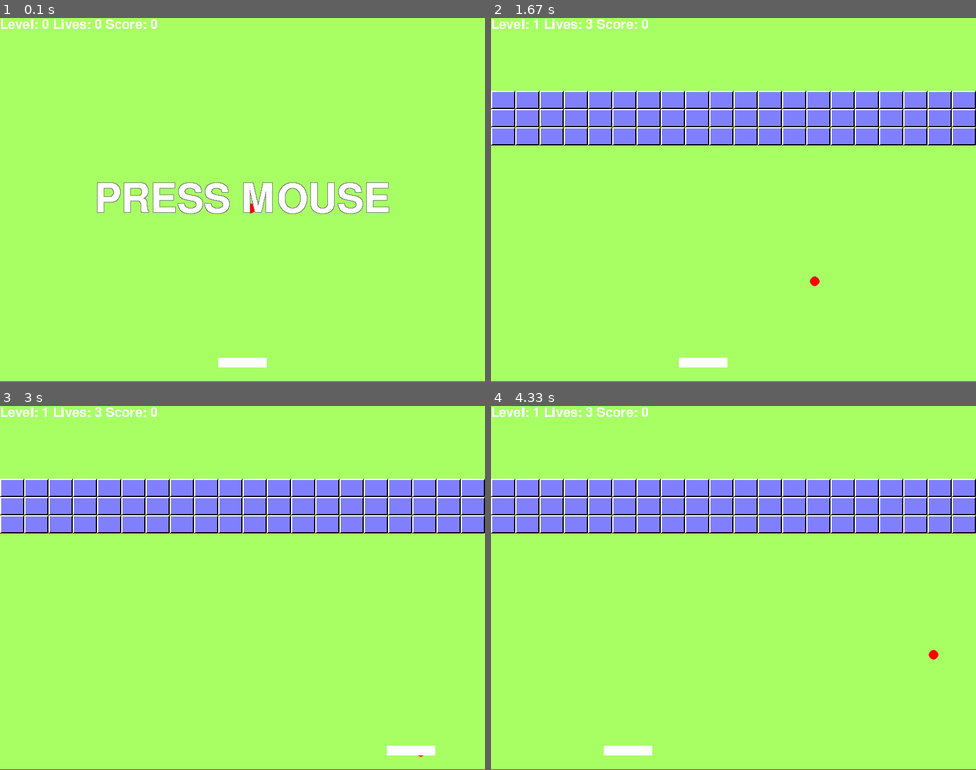
Above: before the commit, frames 1-4 (two rows, left to right).
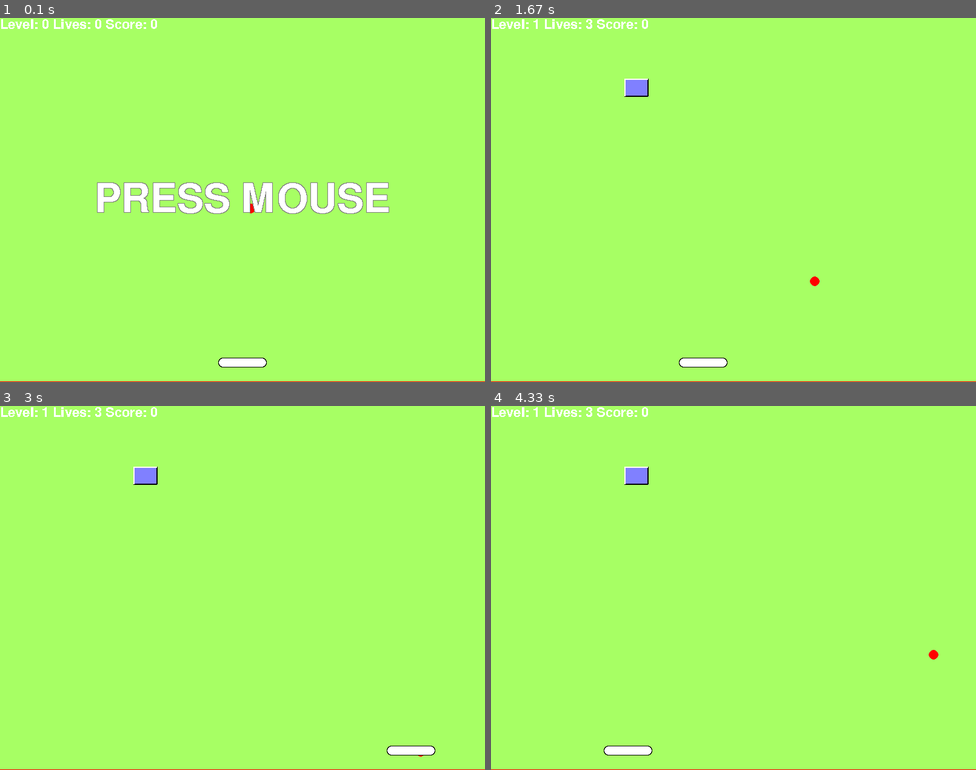
Above: after the commit, the same moments.

Repository: mpab-games/pygame
Game: pygame game, started from breakout/main.py
The game is run twice, just before and just after one commit, with the same random seed, the same clock (stepped at 60 frames per second) and the same inputs.
Inputs (mouse positions are in pixels of both pictures, inside the frame that each line leads up to):
- Up to frame 1 (0.1 s): no input
- Up to frame 2 (1.67 s): press the mouse at (651, 287) at 0.37 s; move the mouse to (723, 258) at 0.47 s; release the mouse at (801, 229) at 0.6 s; press the mouse at (651, 287) at 0.7 s; move the mouse to (675, 291) at 0.8 s; release the mouse at (699, 294) at 0.93 s; press the mouse at (651, 287) at 1.03 s; move the mouse to (675, 192) at 1.13 s; release the mouse at (704, 98) at 1.27 s; press the mouse at (651, 287) at 1.37 s; move the mouse to (675, 254) at 1.47 s; release the mouse at (704, 225) at 1.6 s
- Up to frame 3 (3 s): press the mouse at (160, 675) at 1.7 s; move the mouse to (174, 657) at 1.8 s; release the mouse at (194, 638) at 1.93 s; press the mouse at (160, 675) at 2.03 s; move the mouse to (261, 620) at 2.13 s; release the mouse at (358, 569) at 2.27 s; press the mouse at (160, 675) at 2.37 s; move the mouse to (237, 566) at 2.47 s; release the mouse at (315, 460) at 2.6 s; press the mouse at (160, 675) at 2.7 s; move the mouse to (286, 628) at 2.8 s; release the mouse at (412, 580) at 2.93 s
- Up to frame 4 (4.33 s): press the mouse at (651, 675) at 3.03 s; move the mouse to (646, 668) at 3.13 s; release the mouse at (646, 660) at 3.27 s; press the mouse at (651, 675) at 3.37 s; move the mouse to (602, 606) at 3.47 s; release the mouse at (558, 537) at 3.6 s; press the mouse at (651, 675) at 3.7 s; move the mouse to (772, 686) at 3.8 s; release the mouse at (898, 697) at 3.93 s; press the mouse at (651, 675) at 4.03 s; move the mouse to (636, 602) at 4.13 s; release the mouse at (626, 529) at 4.27 s

The runs differ from the first frame. In frame 1, less than 0.1% of the frame differs, in the area x 45-55%, y 93-96%; in frame 2, 15%, in the area x 0-100%, y 16-96%; in frame 3, 15%; in frame 4, 15%.

Commit message:
wip: handle completing level

Diff:
--- a/breakout/game_shapes.py
+++ b/breakout/game_shapes.py
@@ -27,7 +27,8 @@
     image.fill(SCREEN_COLOR)
     rect = image.get_rect()
     rect.center = pos
-    pygame.draw.rect(image, BAT_COLOR, (0, 0, width, height))
+    pygame.draw.rect(image, (0, 0, 0), (0, 0, width, height), 0, 7)
+    pygame.draw.rect(image, BAT_COLOR, (1, 1, width-2, height-2), 0, 7)
     return rect, image
 
 
--- a/breakout/main.py
+++ b/breakout/main.py
@@ -11,7 +11,8 @@
 class GameState(Enum):
     ATTRACT = 1
     RUNNING = 2
-    GAME_OVER = 3
+    LEVEL_COMPLETE = 3
+    GAME_OVER = 4
 
 
 class BallSprite(Sprite):
@@ -38,6 +39,8 @@
     lose_a_life: pygame.mixer.Sound
     game_over: pygame.mixer.Sound
     wall: pygame.mixer.Sound
+    start_playing: pygame.mixer.Sound
+    level_complete: pygame.mixer.Sound
 
 
 def sounds_init():
@@ -51,7 +54,11 @@
         game_over=pygame.mixer.Sound(
             "./resources/game-fail-sound-effect.mp3"),
         bat=pygame.mixer.Sound(
-            "./resources/bonk-sound-effect.mp3")
+            "./resources/bonk-sound-effect.mp3"),
+        start_playing=pygame.mixer.Sound(
+            "./resources/Ding-sound-effect.mp3"),
+        level_complete=pygame.mixer.Sound(
+            "./resources/cartoon-xylophone-gliss.mp3")
     )
     return context
 
@@ -78,6 +85,8 @@
 
 
 def add_brick_sprites(group):
+    group.add(Sprite(brick_shape((220, 100), (128, 128, 255))))
+    return
     for row in range(3):
         for col in range(20):
             x = (SCREEN_WIDTH / 20) * col
@@ -88,6 +97,8 @@
 def game_init():
     pygame.init()
     pygame.font.init()
+    pygame.mouse.set_cursor(
+        (8, 8), (0, 0), (0, 0, 0, 0, 0, 0, 0, 0), (0, 0, 0, 0, 0, 0, 0, 0))
     return pygame.display.set_mode((SCREEN_WIDTH, SCREEN_HEIGHT))
 
 
@@ -95,6 +106,8 @@
     ctx.ball_speed = ctx.level + 1
     ctx.ball_sprite.velocity = [ctx.ball_speed, ctx.ball_speed]
     ctx.ball_sprite.move_abs(SCREEN_WIDTH / 2, SCREEN_HEIGHT / 2)
+    ctx.sounds.start_playing.play()
+
 
 def new_game(ctx: GameContext):
     ctx.lives = 3
@@ -138,9 +151,10 @@
         font_large,
         0, 0, 0,  # score, lives, ball_speed
         sounds,
-        pygame.time.get_ticks()) # ticks
+        pygame.time.get_ticks())  # ticks
 
     return context
+
 
 def render_screen(ctx: GameContext):
     ctx.screen.fill(SCREEN_COLOR)
@@ -150,6 +164,7 @@
     text = "Level: %s Lives: %s Score: %s" % (ctx.level, ctx.lives, ctx.score)
     text_img = ctx.font_small.render(text, False, (255, 255, 255))
     ctx.screen.blit(text_img, (0, 0))
+
 
 def run_game(ctx: GameContext):
     for event in pygame.event.get():
@@ -181,9 +196,14 @@
     for brick in ctx.bricks:
         if pygame.sprite.collide_mask(ctx.ball_sprite, brick):
             ctx.bricks.remove(brick)
+            num_bricks = len(ctx.bricks.sprites())
+            print(num_bricks)
             ctx.ball_sprite.velocity[1] *= -1
             ctx.score = ctx.score + 10
             ctx.sounds.brick.play()
+            if (num_bricks == 0):
+                ctx.state = GameState.LEVEL_COMPLETE
+                return True
 
     ctx.playfield.update()
     render_screen(ctx)
@@ -191,15 +211,16 @@
     # ball speed gets faster over time
     last_ticks = ctx.ticks
     now_ticks = pygame.time.get_ticks()
-    if (now_ticks - last_ticks > 20000): # check every 20 seconds
+    if (now_ticks - last_ticks > 20000):  # check every 20 seconds
         ctx.ticks = now_ticks
         ctx.ball_speed = ctx.ball_speed + 1
-        if (ctx.ball_speed <= 20): # maximum speed clamp
+        if (ctx.ball_speed <= 20):  # maximum speed clamp
             vx = math.copysign(ctx.ball_speed, ctx.ball_sprite.velocity[0])
             vy = math.copysign(ctx.ball_speed, ctx.ball_sprite.velocity[1])
             ctx.ball_sprite.velocity = [vx, vy]
 
     return True
+
 
 def draw_banner_text(ctx: GameContext, text):
     letters = ctx.font_large.render(text, False, (255, 255, 255))
@@ -212,6 +233,7 @@
     ctx.screen.blit(shadow, (x+1, y+1))
     ctx.screen.blit(letters, (x, y))
 
+
 def run_attract(ctx: GameContext):
 
     for event in pygame.event.get():
@@ -256,6 +278,26 @@
 
     return True
 
+def run_level_complete(ctx: GameContext):
+
+    for event in pygame.event.get():
+        if event.type == pygame.QUIT:
+            ctx.lives = 0
+            return False
+
+    render_screen(ctx)
+    draw_banner_text(ctx, "LEVEL COMPLETE")
+    ctx.sounds.level_complete.play()
+
+    last_ticks = ctx.ticks
+    now_ticks = pygame.time.get_ticks()
+    if (now_ticks - last_ticks > 2000):
+        ctx.ticks = now_ticks
+
+        ctx.state = GameState.RUNNING
+
+    return True
+
 
 def run_game_state(ctx: GameContext):
     match (ctx.state):
@@ -268,6 +310,9 @@
         case GameState.GAME_OVER:
             return run_gameover(ctx)
 
+        case GameState.LEVEL_COMPLETE:
+            return run_level_complete(ctx)
+
 
 def main():
     ctx = make_context()
--- a/breakout/versions/001/main.py
+++ /dev/null
@@ -1,171 +0,0 @@
-import pygame
-import os
-from game_globals import *
-from sprite import Sprite
-
-from collections import namedtuple
-GameSettings = namedtuple(
-    "GameSettings",
-    "level screen bat_sprite ball_sprite bottom_border_sprite bricks playfield clock font")
-
-
-def png_ball(pos):
-    image = pygame.image.load(os.path.join('resources', 'ball.png'))
-    rect = image.get_rect()
-    rect.center = pos
-    return rect, image
-
-
-def ball_shape(pos):
-    radius = 8
-    image = pygame.Surface([radius*2, radius*2])
-    image.fill(SCREEN_COLOR)
-    rect = image.get_rect()
-    rect.center = pos
-    pygame.draw.circle(image, BALL_COLOR, (radius, radius), radius)
-    image.set_colorkey(SCREEN_COLOR)
-    return rect, image
-
-
-def bat_shape(pos):
-    width = 80
-    height = 16
-    image = pygame.Surface([width, height])
-    image.fill(SCREEN_COLOR)
-    rect = image.get_rect()
-    rect.center = pos
-    pygame.draw.rect(image, BAT_COLOR, (0, 0, width, height))
-    return rect, image
-
-
-def border_shape():
-    image = pygame.Surface([SCREEN_WIDTH, 1])
-    image.fill(BALL_COLOR)
-    rect = image.get_rect()
-    rect.bottom = SCREEN_HEIGHT
-    return rect, image
-
-
-def brick_shape(pos, fill_color):
-    dark_color = (0, 0, 0)
-    bright_color = (255, 255, 255)
-
-    width = SCREEN_WIDTH / 20
-    height = SCREEN_HEIGHT / 20
-    image = pygame.Surface([width, height])
-    image.fill(SCREEN_COLOR)
-    rect = image.get_rect()
-    # rect.center = pos
-    rect.centerx = pos[0] + width / 2
-    rect.centery = pos[1] + height / 2
-    pygame.draw.rect(image, fill_color, (0, 0, width, height))
-
-    pygame.draw.line(image, dark_color, (0, height - 2),
-                     (width - 2, height - 2), 2)
-    pygame.draw.line(image, dark_color, (width - 2, 0),
-                     (width - 2, height - 2), 2)
-
-    pygame.draw.line(image, bright_color, (0, 0), (width - 2, 0), 2)
-    pygame.draw.line(image, bright_color, (0, 0), (0, height - 2), 2)
-    return rect, image
-
-
-def add_brick_sprites(group):
-    for row in range(3):
-        for col in range(20):
-            x = (SCREEN_WIDTH / 20) * col
-            y = ((SCREEN_HEIGHT / 20) * row) + SCREEN_HEIGHT / 5
-            group.add(Sprite(brick_shape((x, y), (128, 128, 255))))
-
-
-def game_init():
-    pygame.init()
-    pygame.font.init()
-    pygame.display.set_caption("Sprite Test")
-    return pygame.display.set_mode((SCREEN_WIDTH, SCREEN_HEIGHT))
-
-
-def make_level(level):
-    screen = game_init()
-    playfield = pygame.sprite.RenderPlain()
-    bricks = pygame.sprite.RenderPlain()
-    add_brick_sprites(bricks)
-
-    ball_sprite = Sprite(ball_shape((200, 180)), [level, level])
-    playfield.add(ball_sprite)
-
-    bottom_border_sprite = Sprite(border_shape())
-    playfield.add(bottom_border_sprite)
-
-    bat_sprite = Sprite(
-        bat_shape((screen.get_rect().w / 2, screen.get_rect().h - 32)))
-    playfield.add(bat_sprite)
-
-    font = pygame.font.SysFont('NovaMono', 24)
-    clock = pygame.time.Clock()
-
-    game = GameSettings(
-        level,
-        screen,
-        bat_sprite,
-        ball_sprite,
-        bottom_border_sprite,
-        bricks,
-        playfield,
-        clock,
-        font)
-
-    return game
-
-
-def run_game(game):
-    running = True
-    for event in pygame.event.get():
-        if event.type == pygame.QUIT:
-            running = False
-        if event.type == pygame.MOUSEMOTION:
-            position = event.pos
-            game.bat_sprite.rect.left = position[0] - \
-                game.bat_sprite.rect.width / 2
-
-    game.screen.fill(SCREEN_COLOR)
-    game.playfield.update()
-    game.playfield.draw(game.screen)
-    game.bricks.draw(game.screen)
-
-    text = "Level: %s Lives: %s" % (game.level, 1)
-    text_img = game.font.render(text, False, (0, 0, 0))
-    game.screen.blit(text_img, (0, 0))
-
-    pygame.display.flip()
-    game.clock.tick(120)
-
-    if pygame.sprite.collide_mask(game.bat_sprite, game.ball_sprite):
-        if (game.ball_sprite.velocity[1] > 0):
-            game.ball_sprite.velocity[1] *= -1
-
-    if pygame.sprite.collide_mask(game.bottom_border_sprite, game.ball_sprite):
-        running = False
-
-    for brick in game.bricks:
-        if pygame.sprite.collide_mask(game.ball_sprite, brick):
-            game.bricks.remove(brick)
-            game.ball_sprite.velocity[1] *= -1
-
-    return running
-
-
-def main():
-    lives = 3
-
-    game = make_level(1)
-    running = True
-
-    while running:
-        running = run_game(game)
-
-    pygame.quit()
-
-
-if __name__ == "__main__":
-    main()
Not shown, changed: .gitignore
Not shown, removed: breakout/.DS_Store
Not shown, removed: breakout/resources/Fail-sound-effect.mp3
Not shown, added: breakout/resources/cartoon-xylophone-gliss.mp3
Not shown, removed: breakout/resources/ding-sound-effect.zip
